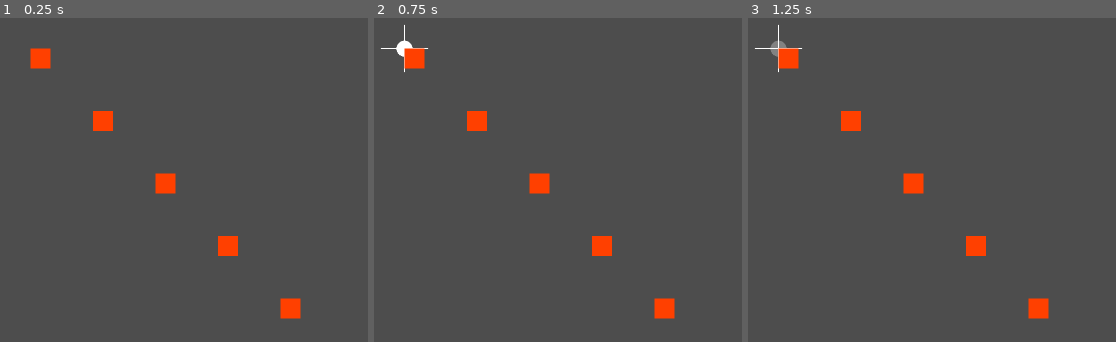
Above: before the commit, frames 1-3 (left to right).
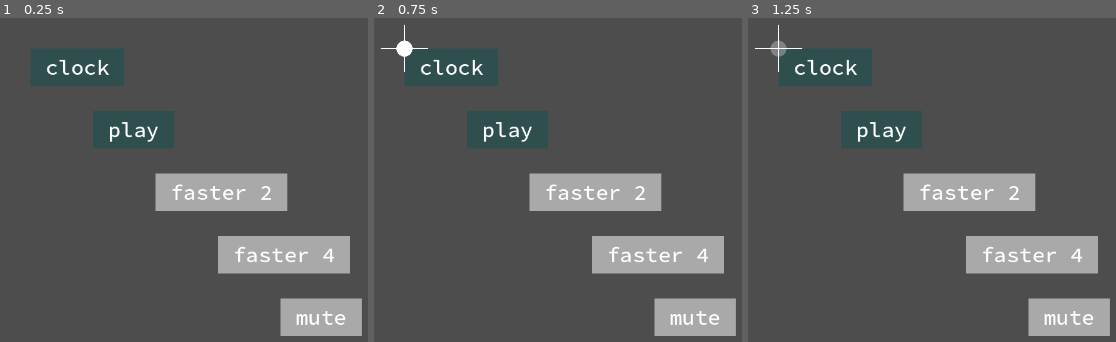
Above: after the commit, the same moments.

Repository: cappelnord/life-codes-interaction
Game: Godot game, scene res://interaction/interaction_root.tscn
Same seed, same stepped clock (60 frames per second), same inputs: the game is played once before the commit and once after it.
Inputs (mouse positions are in pixels of both pictures, inside the frame that each line leads up to):
- Up to frame 1 (0.25 s): no input
- Up to frame 2 (0.75 s): tap Enter at 0.5 s; move the mouse to (outside the picture) at 0.52 s; tap M (toggle_mouse_cursor) at 0.6 s; click (outside the picture) at 0.67 s
- Up to frame 3 (1.25 s): no input

The runs differ from the first frame. In frame 1, 16% of the frame differs, in the area x 8-99%, y 9-99%; in frame 2, 16%; in frame 3, 16%.

Commit message:
more work on interaction

Diff:
--- /dev/null
+++ b/interaction/materials/code_block_material.gdshader
@@ -0,0 +1,78 @@
+shader_type canvas_item;
+
+uniform vec3 hsv;
+
+const float THREESIXTY_DEG = 1.0;
+const float SIXTY_DEG = 0.166666667;
+
+vec3 rgb2hsv(vec3 inc) {
+
+    inc = clamp(inc, 0.0, 1.0);
+
+	float r = inc.r;
+	float g = inc.g;
+	float b = inc.b;
+
+	float maxv = max(r, max(g, b));
+	float minv = min(r, min(g, b));
+
+	float h = 0.0;
+	float s = 0.0;
+	float v = maxv;
+
+	float maxmindif = (maxv-minv);
+
+	if(maxv != 0.0) {
+		s = maxmindif / maxv;
+	}
+
+	if(maxv == r) {
+		h = ((g-b) / maxmindif);
+	} else if (maxv == g) {
+		h = 2.0 + ((b-r) / maxmindif);
+	} else if (maxv == b) {
+		h = 4.0 + ((r-g) / maxmindif);
+	}
+
+	h *= SIXTY_DEG;
+
+	if(h < 0.0) {
+		h += THREESIXTY_DEG;
+	}
+
+	return vec3(h, s, v);
+}
+
+vec3 hsv2rgb(vec3 inc) {
+
+    inc = clamp(inc, 0.0, 1.0);
+
+	vec3 outc;
+	float h = inc.r;
+	float s = inc.g;
+	float v = inc.b;
+
+	int hi = int((h * 6.0));
+	float f = (h*6.0) - float(hi);
+
+	float p = v * (1.0 - s);
+	float q = v * (1.0 - s * f);
+	float t = v * (1.0 - s * (1.0 - f));
+
+	outc = vec3(v, t, p);
+
+	if(hi == 1) outc = vec3(q, v, p);
+	if(hi == 2) outc = vec3(p, v, t);
+	if(hi == 3) outc = vec3(p, q, v);
+	if(hi == 4) outc = vec3(t, p, v);
+	if(hi == 5) outc = vec3(v, p, q);
+
+	return outc;
+}
+
+
+void fragment() {
+	vec4 c = texture(TEXTURE, UV);
+	vec3 cHSV = rgb2hsv(c.rgb);
+	COLOR = vec4(hsv2rgb(vec3(hsv.x, cHSV.y * hsv.y, cHSV.z * hsv.z)), c.a);
+}
--- /dev/null
+++ b/interaction/materials/code_block_material.tres
@@ -0,0 +1,7 @@
+[gd_resource type="ShaderMaterial" load_steps=2 format=3 uid="uid://dbx4ce7p4f04u"]
+
+[ext_resource type="Shader" path="res://interaction/materials/code_block_material.gdshader" id="1_wl4un"]
+
+[resource]
+shader = ExtResource("1_wl4un")
+shader_parameter/hsv = Vector3(1, 1, 1)
--- a/interaction/nodes/code_block.tscn
+++ b/interaction/nodes/code_block.tscn
@@ -1,13 +1,31 @@
-[gd_scene load_steps=3 format=3 uid="uid://b6km55bfwr8m1"]
+[gd_scene load_steps=7 format=3 uid="uid://b6km55bfwr8m1"]
 
 [ext_resource type="Script" path="res://interaction/scripts/code_block.gd" id="1_i2y0i"]
 [ext_resource type="Texture2D" uid="uid://dv31sb6e87klr" path="res://interaction/graphics/red.png" id="2_aem6l"]
+[ext_resource type="Script" path="res://interaction/scripts/code_block_visual.gd" id="2_jakhy"]
+[ext_resource type="FontFile" uid="uid://blc6yv0xumbp4" path="res://interaction/fonts/SourceCodePro-Medium.ttf" id="3_q0m4f"]
+[ext_resource type="Shader" path="res://interaction/materials/code_block_material.gdshader" id="3_wfl8u"]
+
+[sub_resource type="ShaderMaterial" id="ShaderMaterial_kkdvp"]
+shader = ExtResource("3_wfl8u")
+shader_parameter/hsv = Vector3(0.8, 1, 1)
 
 [node name="CodeBlock" type="Node2D"]
 script = ExtResource("1_i2y0i")
 
 [node name="CodeBlockVisual" type="Node2D" parent="."]
+script = ExtResource("2_jakhy")
 
 [node name="CodeBlockBackground" type="Sprite2D" parent="CodeBlockVisual"]
+material = SubResource("ShaderMaterial_kkdvp")
 texture = ExtResource("2_aem6l")
 centered = false
+
+[node name="CodeBlockText" type="Label" parent="CodeBlockVisual"]
+offset_right = 40.0
+offset_bottom = 23.0
+auto_translate = false
+localize_numeral_system = false
+theme_override_fonts/font = ExtResource("3_q0m4f")
+theme_override_font_sizes/font_size = 26
+text = "This is a test, OK?"
--- a/interaction/scripts/code_block.gd
+++ b/interaction/scripts/code_block.gd
@@ -8,12 +8,52 @@
 	MODIFIER
 }
 
-var slot
+var slot: CodeBlockSlot
+var arguments = {}
+var display_string
+var code_string
+var text_box_size: Vector2
+
+var _visual: CodeBlockVisual
 
 # Called when the node enters the scene tree for the first time.
 func _ready():
+	z_index = InteractionConfig.Z_INDEX_CODE_BLOCK
 	position = slot.start_position
-	# copy everything over from slot
+
+	_visual = ($"CodeBlockVisual" as CodeBlockVisual)
+	_visual.init_with_block(self)
+
+	# copy arguments over from the slot - duplication is likely more manual than it needs to be
+	for key in slot.arguments:
+		arguments[key] = slot.arguments[key].duplicate()
+
+	_update_strings()
+
+func _update_strings():
+	# build the display_string and code_string and set it
+	display_string = slot.display_string
+	code_string = slot.spec.id
+
+	# we should iterate over parameters and then see if we have one set; otherwise use default parameters
+	# for now we only havew constant parameters/arguments
+	for parameter in slot.spec.parameters:
+		var value = parameter.default
+		if parameter.id in arguments:
+			value = arguments[parameter.id].value
+		display_string = display_string + " " + str(value)
+		code_string = code_string + "," + str(value)
+
+	var label = ($"CodeBlockVisual/CodeBlockText" as Label)
+	label.add_theme_font_size_override("font_size", InteractionConfig.CODE_BLOCK_FONT_SIZE)
+	label.text = display_string
+	text_box_size = label.get_theme_font("font").get_string_size(display_string, HORIZONTAL_ALIGNMENT_LEFT, -1,  InteractionConfig.CODE_BLOCK_FONT_SIZE)
+	text_box_size = text_box_size + Vector2(2 * InteractionConfig.CODE_BLOCK_PADDING_X, 2 * InteractionConfig.CODE_BLOCK_PADDING_Y)
+
+	_visual.set_size(text_box_size)
+
+	# we apply it here to CodeBlockVisual which will deal with all the sizing of visual elements
+	# TODO: scale the collider
 
 
 # Called every frame. 'delta' is the elapsed time since the previous frame.
--- a/interaction/scripts/code_block_argument.gd
+++ b/interaction/scripts/code_block_argument.gd
@@ -13,3 +13,6 @@
 	self.parameter = parameter
 	self.type = type
 	self.value = value
+
+func duplicate() -> CodeBlockArgument:
+	return CodeBlockArgument.new(parameter, type, value)
--- a/interaction/scripts/code_block_loader.gd
+++ b/interaction/scripts/code_block_loader.gd
@@ -8,19 +8,19 @@
 func load(manager: CodeBlockManager):
 	var universal_family = manager.add_family(CodeBlockFamily.new(
 		&"universal",
-		Color.WHITE,
+		Color.DARK_GRAY,
 		[&"*"]
 	))
 
 	var clock_family = manager.add_family(CodeBlockFamily.new(
 		&"clock",
-		Color.AQUAMARINE,
+		Color.DARK_SLATE_GRAY,
 		[&"clock"]
 	))
 
 	var bowl_family = manager.add_family(CodeBlockFamily.new(
 		&"bowl",
-		Color.CORAL,
+		Color.DARK_ORANGE,
 		[&"bowl"]
 	))
 
--- a/interaction/scripts/code_block_manager.gd
+++ b/interaction/scripts/code_block_manager.gd
@@ -22,7 +22,7 @@
 	for id in _slots:
 		var slot: CodeBlockSlot = _slots[id]
 		if slot.should_spawn():
-			slot.block = _code_block_node.instantiate()
+			slot.block = _code_block_node.instantiate() as CodeBlock
 			slot.block.slot = slot # the codeblock will take care of reading everything from the slot
 			add_child(slot.block)
 
--- /dev/null
+++ b/interaction/scripts/code_block_visual.gd
@@ -0,0 +1,29 @@
+extends Node2D
+class_name CodeBlockVisual
+
+var block: CodeBlock
+var background_material: Material
+
+# Called when the node enters the scene tree for the first time.
+func _ready():
+	pass
+
+func init_with_block(block: CodeBlock):
+	self.block = block
+	var background = ($"CodeBlockBackground" as Sprite2D)
+	background_material = background.material.duplicate()
+	background.material = background_material
+	_update_material()
+
+func _update_material():
+	var rgb = block.slot.spec.family.color
+	background_material.set_shader_parameter("hsv", Vector3(rgb.h, rgb.s, rgb.v))
+
+
+# Called every frame. 'delta' is the elapsed time since the previous frame.
+func _process(delta):
+	pass
+
+func set_size(size: Vector2):
+	($"CodeBlockBackground" as Sprite2D).scale = size
+	($"CodeBlockText" as Label).position = Vector2(InteractionConfig.CODE_BLOCK_PADDING_X, InteractionConfig.CODE_BLOCK_PADDING_Y)
--- a/interaction/scripts/cursor.gd
+++ b/interaction/scripts/cursor.gd
@@ -10,6 +10,7 @@
 
 # Called when the node enters the scene tree for the first time.
 func _ready():
+	z_index = InteractionConfig.Z_INDEX_MOUSE_CURSOR
 	_manager = (get_parent() as CursorManager)
 
 
--- /dev/null
+++ b/interaction/scripts/interaction_config.gd
@@ -0,0 +1,12 @@
+extends Object
+class_name InteractionConfig
+
+const CODE_BLOCK_FONT_SIZE: int = 34
+const CODE_BLOCK_PADDING_X: int = 24
+const CODE_BLOCK_PADDING_Y: int = 8
+
+const Z_INDEX_CODE_BLOCK: int = 2000
+const Z_INDEX_ACTIVE_CODE_BLOCK: int = 2100
+const Z_INDEX_QR_CODE: int = 2300
+const Z_INDEX_GRABBED_CODE_BLOCK: int = 2400
+const Z_INDEX_MOUSE_CURSOR: int = 2500
--- a/interaction/scripts/qr_code_slot.gd
+++ b/interaction/scripts/qr_code_slot.gd
@@ -19,6 +19,7 @@
 
 # Called when the node enters the scene tree for the first time.
 func _ready():
+	z_index = InteractionConfig.Z_INDEX_QR_CODE
 	(get_parent() as WebSocketController).register_slot(self)
 	_update_scale()
 	hide()
Binary file added: interaction/fonts/SourceCodePro-Medium.ttf
Not shown, added: interaction/fonts/SourceCodePro-Medium.ttf.import
Binary file changed: interaction/graphics/red.png
